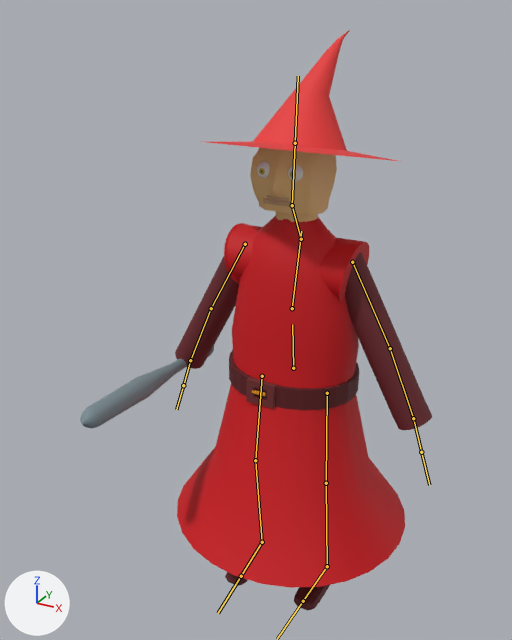
An edit to the FBX model WPBTesting/Assets/CharWizRedBat.fbx, drawn before and after from the same camera.
One viewpoint serves both versions: a 50 mm camera at (3.16, -6.66, 2.53) aimed at (-0.31, -0.34, -0.63). Arrows for +X, +Y and +Z are at lower left; the lights stay in place. The bones that bend it are drawn over the model as lines.

Objects in the first picture: 'Shoulders'.
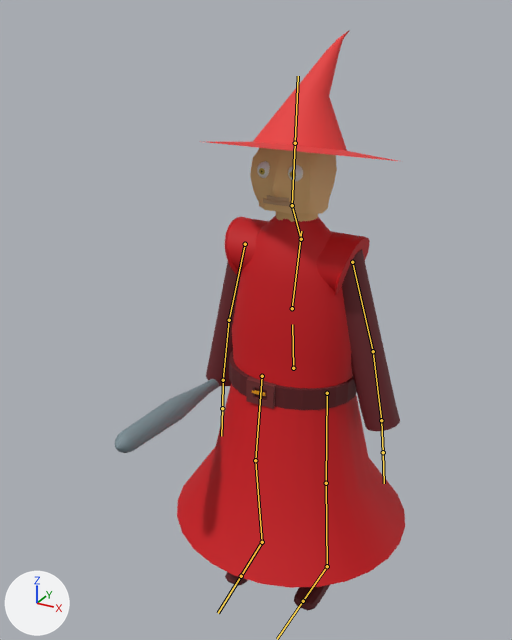
The newer file adds an action. The first version stands in its rest pose; the second is drawn at frame 1 of the action 'Armature|Action'.

What differs and where, as boxes (x1, y1, x2, y2) in the pictures (512 x 640 px):
'Shoulders', posed (18% narrower): before (80, 31, 432, 611); after (115, 31, 405, 611)
bone 'UpperArm.L', root to tip: before (352, 262) to (390, 348); after (352, 262) to (373, 351)
bone 'UpperArm.R.001', root to tip: before (245, 244) to (211, 308); after (245, 244) to (229, 320)

What the commit changed:
Bone 'UpperArm.L' (bone_upperarm_l) turns from (0, 0, 0) to (-12, 0, 0) degrees about its own x, y and z.
Bone 'UpperArm.R.001' (bone_upperarm_r_001) turns from (0, 0, 0) to (16, 0, 0) degrees about its own x, y and z.
